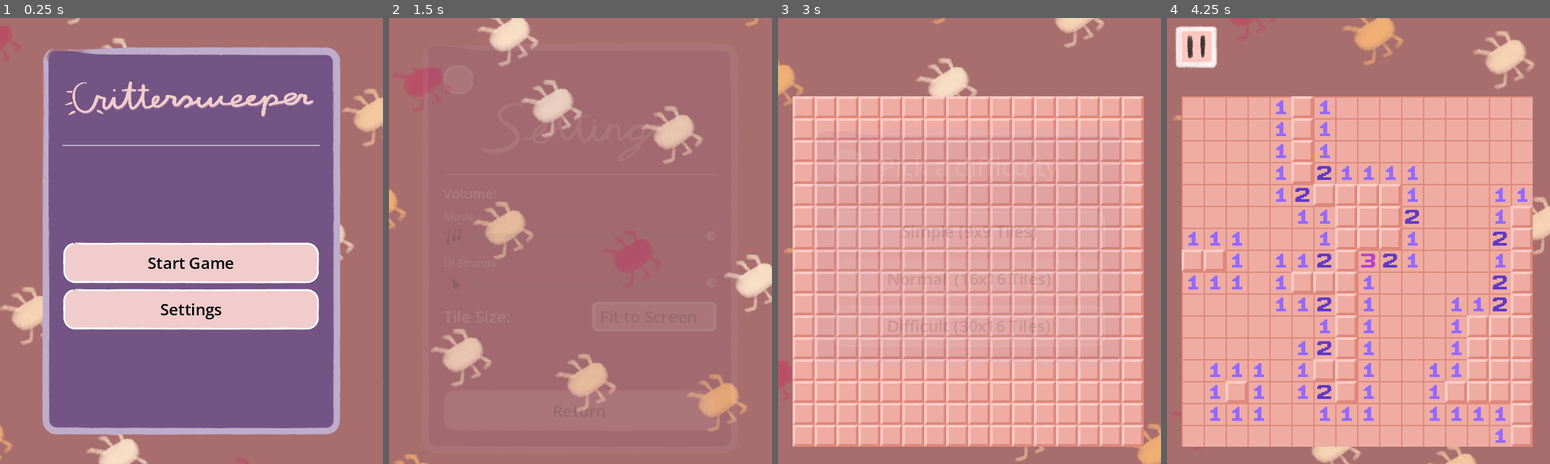
Above: before the commit, frames 1-4 (left to right).
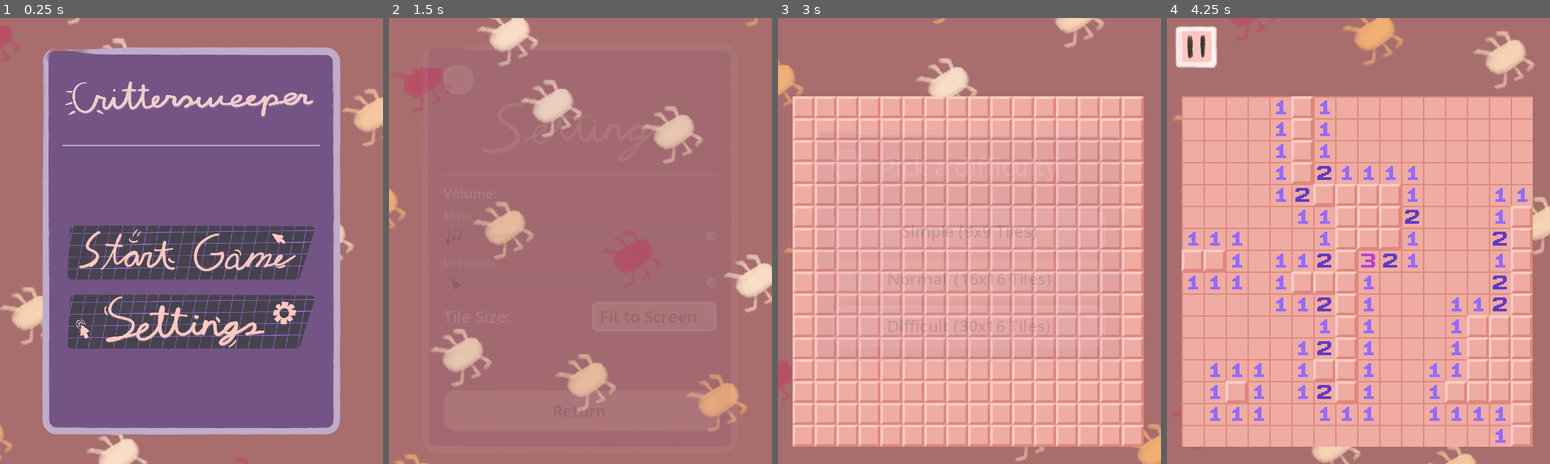
Above: after the commit, the same moments.

Repository: Somebud0180/CritterSweeper
Game: Godot game, scene res://scenes/menu.tscn
The game is run twice, just before and just after one commit, with the same random seed, the same clock (stepped at 60 frames per second) and the same inputs.
Inputs (mouse positions are in pixels of both pictures, inside the frame that each line leads up to; where the layout moved, square brackets give the same spot in the first picture):
- Up to frame 1 (0.25 s): no input
- Up to frame 2 (1.5 s): click (580, 321) [580, 307] at 0.5 s; click "Return" at 1.25 s
- Up to frame 3 (3 s): click (969, 249) [969, 263] at 2 s; click "Normal (16x16 Tiles)" at 2.75 s
- Up to frame 4 (4.25 s): tap Enter at 3.5 s; move the mouse to (1442, 218) at 3.52 s; hold Right from 3.53 s (still down); tap Alt at 3.6 s; click (1442, 218) at 3.67 s

The runs differ from the first frame. In frame 1, 16% of the frame differs, in the area x 16-84%, y 46-75%; in frame 2, nothing differs; in frame 3, less than 0.1%; in frame 4, nothing differs.

Commit message:
Implemented new main menu texture buttons, also added button animatons for these buttons. Due to Godot limitations, the interface style might change to fit the animation limitations.

Diff:
--- a/scenes/menu.tscn
+++ b/scenes/menu.tscn
@@ -15,10 +15,89 @@
 [ext_resource type="Texture2D" uid="uid://pe3hx6mhd57l" path="res://interface/textures/PauseButton/PauseButton_Pressed.png" id="8_mxgkd"]
 [ext_resource type="Texture2D" uid="uid://cqeavkhghepvt" path="res://interface/textures/PauseButton/PauseButton_Hover.png" id="9_g6gyw"]
 [ext_resource type="Texture2D" uid="uid://vfjnytyscp85" path="res://interface/textures/Settings_TitleCard.png" id="11_ufwb2"]
+[ext_resource type="Texture2D" uid="uid://c6f10arg2qu1a" path="res://interface/textures/ButtonTexture/Resume.png" id="12_81l6r"]
+[ext_resource type="Script" uid="uid://dbhl7y6g0pb5s" path="res://scripts/button_animation.gd" id="13_oi1it"]
+[ext_resource type="Texture2D" uid="uid://dx04omoqdkew8" path="res://interface/textures/ButtonTexture/NewGame.png" id="13_rsfmq"]
+[ext_resource type="Texture2D" uid="uid://dndsd2ke1gy78" path="res://interface/textures/ButtonTexture/Settings.png" id="14_oi1it"]
 [ext_resource type="Script" uid="uid://c8ywq5j56nj1o" path="res://scripts/tile_size_picker.gd" id="16_mxgkd"]
 
 [sub_resource type="LabelSettings" id="LabelSettings_70i5f"]
 font_size = 44
+
+[sub_resource type="Animation" id="Animation_jy7pm"]
+length = 0.001
+tracks/0/type = "value"
+tracks/0/imported = false
+tracks/0/enabled = true
+tracks/0/path = NodePath(".:scale")
+tracks/0/interp = 1
+tracks/0/loop_wrap = true
+tracks/0/keys = {
+"times": PackedFloat32Array(0),
+"transitions": PackedFloat32Array(1),
+"update": 0,
+"values": [Vector2(1, 1)]
+}
+
+[sub_resource type="Animation" id="Animation_q7utx"]
+resource_name = "press_up"
+length = 0.1
+step = 0.05
+capture_included = true
+tracks/0/type = "value"
+tracks/0/imported = false
+tracks/0/enabled = true
+tracks/0/path = NodePath(".:scale")
+tracks/0/interp = 1
+tracks/0/loop_wrap = true
+tracks/0/keys = {
+"times": PackedFloat32Array(0.1),
+"transitions": PackedFloat32Array(0.5),
+"update": 2,
+"values": [Vector2(1, 1)]
+}
+
+[sub_resource type="Animation" id="Animation_6p3j2"]
+length = 0.1
+capture_included = true
+tracks/0/type = "value"
+tracks/0/imported = false
+tracks/0/enabled = true
+tracks/0/path = NodePath(".:scale")
+tracks/0/interp = 1
+tracks/0/loop_wrap = true
+tracks/0/keys = {
+"times": PackedFloat32Array(0.1),
+"transitions": PackedFloat32Array(0.5),
+"update": 2,
+"values": [Vector2(0.9, 0.9)]
+}
+
+[sub_resource type="Animation" id="Animation_ywnoi"]
+resource_name = "press_down"
+length = 0.1
+step = 0.05
+capture_included = true
+tracks/0/type = "value"
+tracks/0/imported = false
+tracks/0/enabled = true
+tracks/0/path = NodePath(".:scale")
+tracks/0/interp = 1
+tracks/0/loop_wrap = true
+tracks/0/keys = {
+"times": PackedFloat32Array(0.099999994),
+"transitions": PackedFloat32Array(0.5),
+"update": 2,
+"values": [Vector2(1.1, 1.1)]
+}
+
+[sub_resource type="AnimationLibrary" id="AnimationLibrary_6p3j2"]
+_data = {
+&"RESET": SubResource("Animation_jy7pm"),
+&"enlarge": SubResource("Animation_ywnoi"),
+&"normalize": SubResource("Animation_q7utx"),
+&"press": SubResource("Animation_6p3j2")
+}
 
 [sub_resource type="StyleBoxEmpty" id="StyleBoxEmpty_vjb58"]
 
@@ -789,27 +868,51 @@
 size_flags_vertical = 3
 alignment = 1
 
-[node name="ResumeButton" type="Button" parent="MenuLayer/MainMenuContainer/MainMenu/PanelContainer/VBoxContainer/Button Container"]
+[node name="ResumeButton" type="TextureButton" parent="MenuLayer/MainMenuContainer/MainMenu/PanelContainer/VBoxContainer/Button Container"]
 visible = false
-custom_minimum_size = Vector2(256, 32)
-layout_mode = 2
-size_flags_vertical = 8
+custom_minimum_size = Vector2(0, 96)
+layout_mode = 2
+size_flags_vertical = 4
 mouse_default_cursor_shape = 2
-text = "Resume Game"
-
-[node name="StartButton" type="Button" parent="MenuLayer/MainMenuContainer/MainMenu/PanelContainer/VBoxContainer/Button Container"]
-custom_minimum_size = Vector2(256, 32)
-layout_mode = 2
-size_flags_vertical = 8
+texture_normal = ExtResource("12_81l6r")
+ignore_texture_size = true
+stretch_mode = 5
+script = ExtResource("13_oi1it")
+
+[node name="ButtonAnimations" type="AnimationPlayer" parent="MenuLayer/MainMenuContainer/MainMenu/PanelContainer/VBoxContainer/Button Container/ResumeButton"]
+libraries = {
+&"": SubResource("AnimationLibrary_6p3j2")
+}
+
+[node name="StartButton" type="TextureButton" parent="MenuLayer/MainMenuContainer/MainMenu/PanelContainer/VBoxContainer/Button Container"]
+custom_minimum_size = Vector2(0, 96)
+layout_mode = 2
+size_flags_vertical = 4
 mouse_default_cursor_shape = 2
-text = "Start Game"
-
-[node name="SettingsButton" type="Button" parent="MenuLayer/MainMenuContainer/MainMenu/PanelContainer/VBoxContainer/Button Container"]
-custom_minimum_size = Vector2(256, 32)
-layout_mode = 2
-size_flags_vertical = 8
+texture_normal = ExtResource("13_rsfmq")
+ignore_texture_size = true
+stretch_mode = 5
+script = ExtResource("13_oi1it")
+
+[node name="ButtonAnimations" type="AnimationPlayer" parent="MenuLayer/MainMenuContainer/MainMenu/PanelContainer/VBoxContainer/Button Container/StartButton"]
+libraries = {
+&"": SubResource("AnimationLibrary_6p3j2")
+}
+
+[node name="SettingsButton" type="TextureButton" parent="MenuLayer/MainMenuContainer/MainMenu/PanelContainer/VBoxContainer/Button Container"]
+custom_minimum_size = Vector2(0, 96)
+layout_mode = 2
+size_flags_vertical = 4
 mouse_default_cursor_shape = 2
-text = "Settings"
+texture_normal = ExtResource("14_oi1it")
+ignore_texture_size = true
+stretch_mode = 5
+script = ExtResource("13_oi1it")
+
+[node name="ButtonAnimations" type="AnimationPlayer" parent="MenuLayer/MainMenuContainer/MainMenu/PanelContainer/VBoxContainer/Button Container/SettingsButton"]
+libraries = {
+&"": SubResource("AnimationLibrary_6p3j2")
+}
 
 [node name="SettingsContainer" type="AspectRatioContainer" parent="MenuLayer"]
 visible = false
--- a/scenes/tile.tscn
+++ b/scenes/tile.tscn
@@ -20,24 +20,6 @@
 "transitions": PackedFloat32Array(1),
 "update": 0,
 "values": [Vector2(1, 1)]
-}
-
-[sub_resource type="Animation" id="Animation_ywnoi"]
-resource_name = "press_down"
-length = 0.1
-step = 0.05
-capture_included = true
-tracks/0/type = "value"
-tracks/0/imported = false
-tracks/0/enabled = true
-tracks/0/path = NodePath(".:scale")
-tracks/0/interp = 1
-tracks/0/loop_wrap = true
-tracks/0/keys = {
-"times": PackedFloat32Array(0.099999994),
-"transitions": PackedFloat32Array(0.5),
-"update": 2,
-"values": [Vector2(1.1, 1.1)]
 }
 
 [sub_resource type="Animation" id="Animation_q7utx"]
@@ -74,10 +56,28 @@
 "values": [Vector2(0.9, 0.9)]
 }
 
+[sub_resource type="Animation" id="Animation_ywnoi"]
+resource_name = "press_down"
+length = 0.1
+step = 0.05
+capture_included = true
+tracks/0/type = "value"
+tracks/0/imported = false
+tracks/0/enabled = true
+tracks/0/path = NodePath(".:scale")
+tracks/0/interp = 1
+tracks/0/loop_wrap = true
+tracks/0/keys = {
+"times": PackedFloat32Array(0.099999994),
+"transitions": PackedFloat32Array(0.5),
+"update": 2,
+"values": [Vector2(1.1, 1.1)]
+}
+
 [sub_resource type="AnimationLibrary" id="AnimationLibrary_6p3j2"]
 _data = {
 &"RESET": SubResource("Animation_jy7pm"),
-&"hover": SubResource("Animation_ywnoi"),
+&"enlarge": SubResource("Animation_ywnoi"),
 &"normalize": SubResource("Animation_q7utx"),
 &"press": SubResource("Animation_6p3j2")
 }
--- /dev/null
+++ b/scripts/button_animation.gd
@@ -0,0 +1,32 @@
+extends TextureButton
+
+# Called when the node enters the scene tree for the first time.
+func _ready() -> void:
+	connect("button_down", _press_button)
+	connect("button_up", _normalize_button)
+	connect("focus_entered", _enlarge_button)
+	connect("focus_exited", _normalize_button)
+	connect("mouse_entered", _enlarge_button)
+	connect("mouse_exited", _normalize_button)
+
+	get_tree().root.connect("size_changed", _on_viewport_size_changed)
+	pivot_offset = Vector2(size.x/2, size.y/2)
+
+func _on_viewport_size_changed() -> void:
+	pivot_offset = Vector2(size.x/2, size.y/2)
+
+# Animations
+func _enlarge_button() -> void:
+	z_index = 0
+	z_index += 1
+	$ButtonAnimations.play("enlarge")
+
+func _normalize_button() -> void:
+	$ButtonAnimations.play("normalize")
+	await $ButtonAnimations.animation_finished
+	z_index = 0
+
+func _press_button() -> void:
+	$ButtonAnimations.play("press")
+	await $ButtonAnimations.animation_finished
+	z_index = 0
--- a/scripts/menu.gd
+++ b/scripts/menu.gd
@@ -1,8 +1,11 @@
 extends Control
 
 @export var animation_player: AnimationPlayer
-@export var resume_button: Button
-@export var start_button: Button
+@export var resume_button: TextureButton
+@export var start_button: TextureButton
+
+const new_game_btntext = preload("res://interface/textures/ButtonTexture/NewGame.png")
+const start_game_btntext = preload("res://interface/textures/ButtonTexture/StartGame.png")
 
 var in_game: bool:
 	get:
@@ -10,7 +13,7 @@
 	set(value):
 		in_game = value
 		resume_button.visible = in_game
-		start_button.text = "New Game" if in_game else "Start Game"
+		start_button.texture_normal = new_game_btntext if in_game else start_game_btntext
 
 var music_vol: float = 1.0
 var sfx_vol: float = 1.0
--- a/scripts/tile.gd
+++ b/scripts/tile.gd
@@ -111,7 +111,7 @@
 # Animations
 func _enlarge_button() -> void:
 	z_index += 1
-	$AnimationPlayer.play("hover")
+	$AnimationPlayer.play("enlarge")
 
 func _normalize_button() -> void:
 	$AnimationPlayer.play("normalize")
Binary file added: interface/textures/ButtonTexture/NewGame.png
Not shown, added: interface/textures/ButtonTexture/NewGame.png.import
Binary file added: interface/textures/ButtonTexture/Resume.png
Not shown, added: interface/textures/ButtonTexture/Resume.png.import
Binary file added: interface/textures/ButtonTexture/Settings.png
Not shown, added: interface/textures/ButtonTexture/Settings.png.import
Binary file added: interface/textures/ButtonTexture/StartGame.png
Not shown, added: interface/textures/ButtonTexture/StartGame.png.import
Not shown: 1 places in scenes/menu.tscn that only renumber resources
Not shown, added: scripts/button_animation.gd.uid
